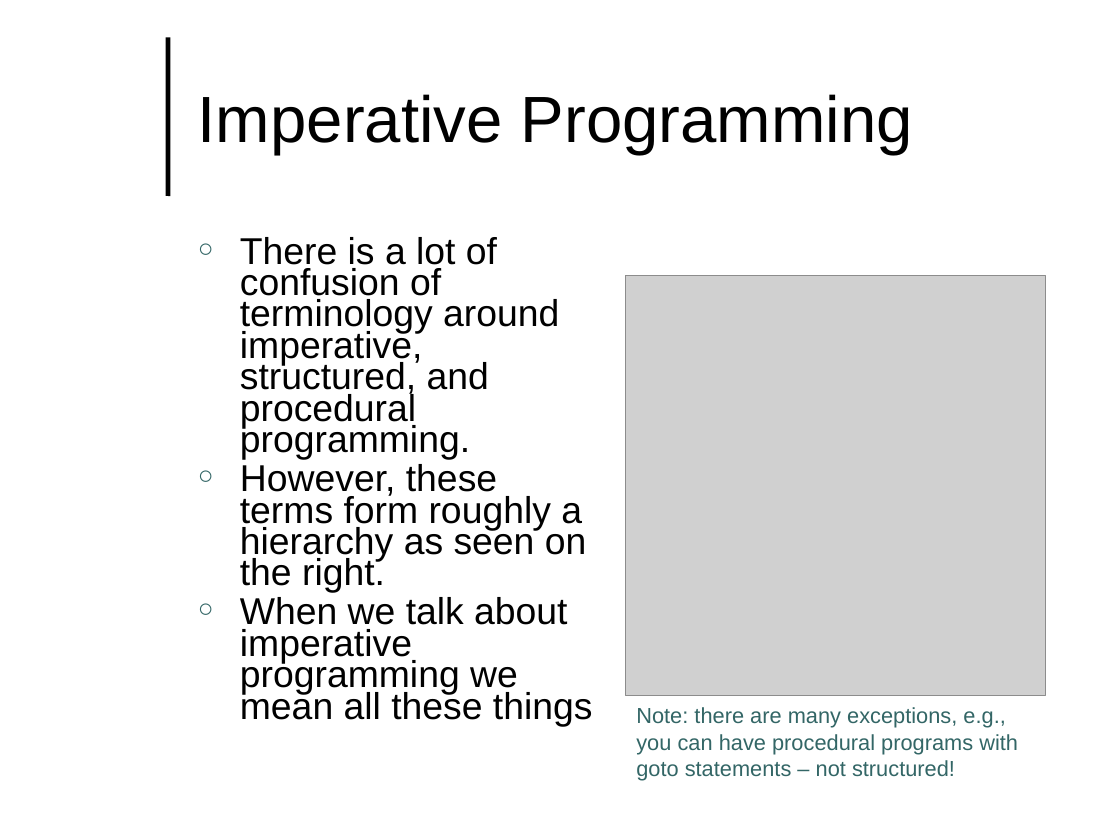
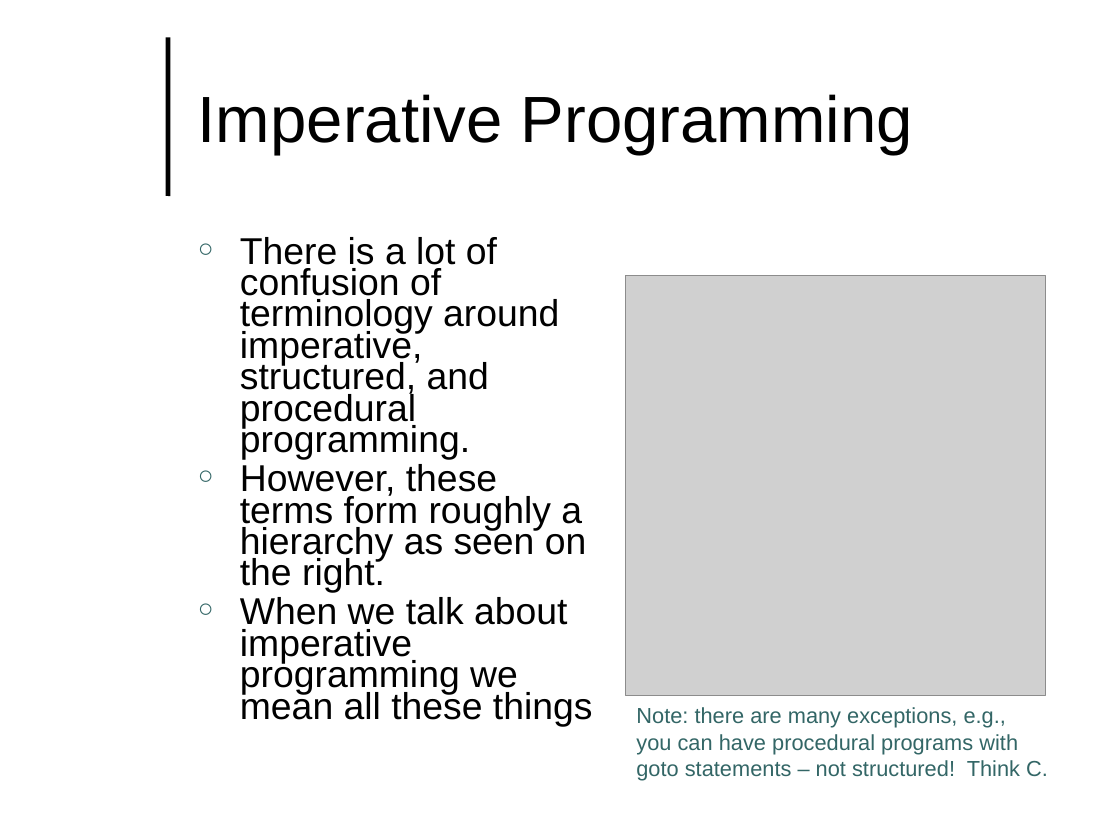
Before and after one commit to lutzhamel/CSC493, a slide deck: slide 4 of notes/csc493-ln001.pptx. Drawn at 1120x840 pixels with LibreOffice and Linux fonts; fonts in the diff are those of the drawing; grey boxes stand for pictures; background and template pictures are left out. Boxes give left, top, right and bottom in pixels: in the first picture for what was removed or moved away, otherwise in the second. Text is boxed around its words. In the diff, an @@ line names an element or a change of style, - is before the commit and + after.

```diff
--- a/notes/csc493-ln001.pptx
+++ b/notes/csc493-ln001.pptx
@@ text at (x1=636, y1=760, x2=1048, y2=781): text changed @@
-goto statements – not structured!
+goto statements – not structured! Think C.
```
Also in this commit, not shown: 1 other slide changed, 2 other files.
